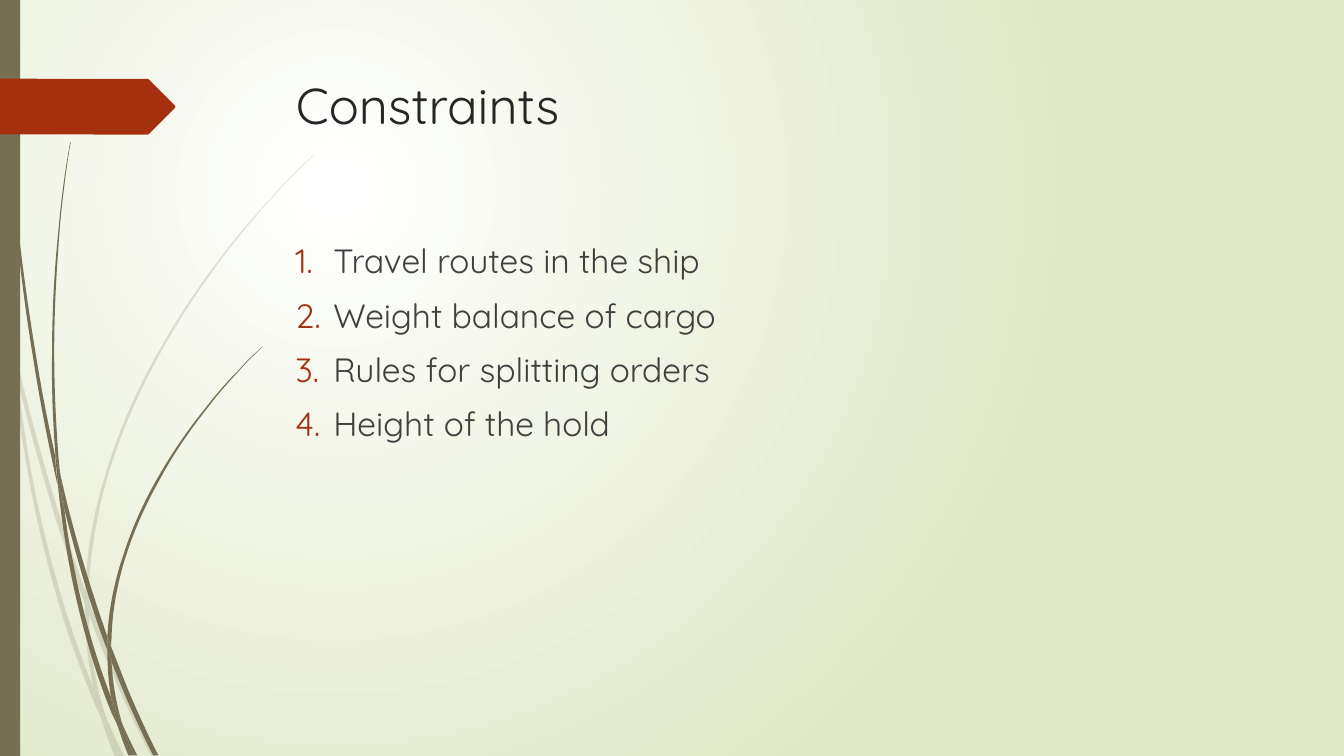
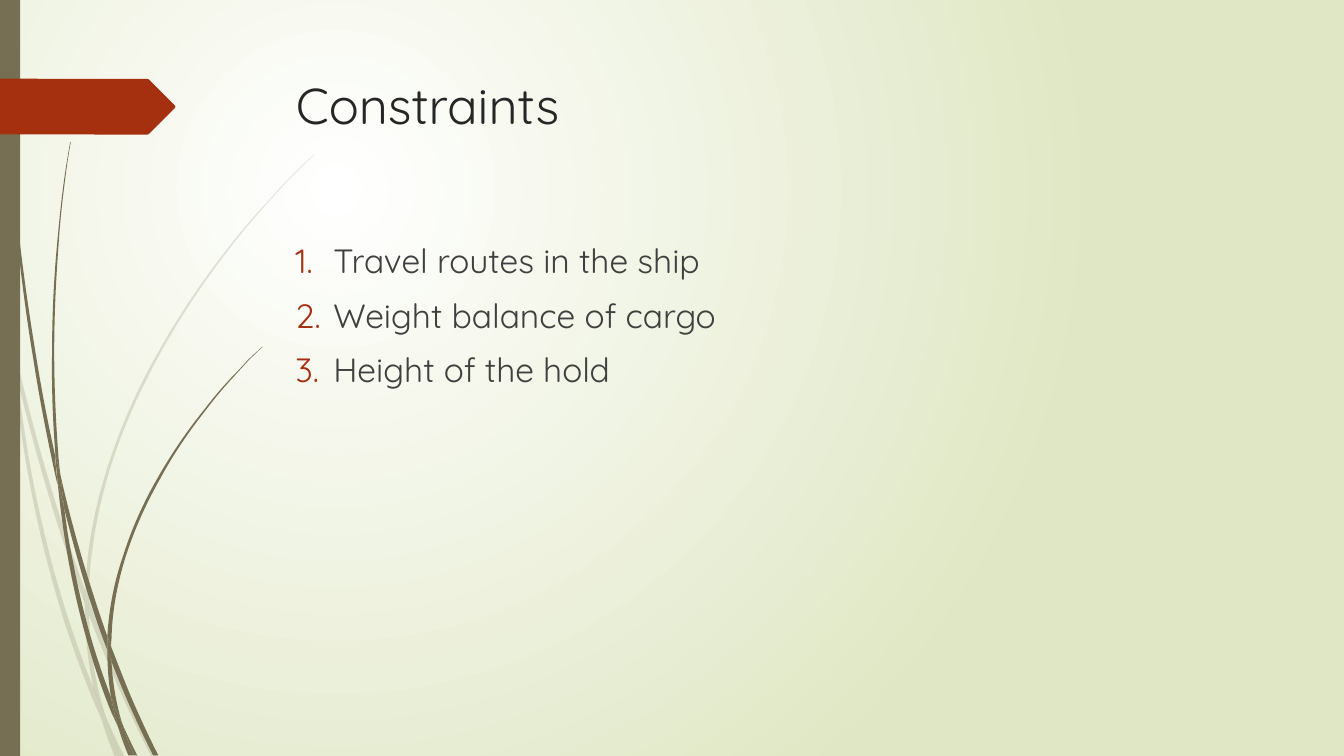
Before and after one commit to r-kurosu/kline_new, a slide deck: slide 19 of 竹田_合同研究会.pptx. Drawn at 1344x756 pixels with LibreOffice and Linux fonts; fonts in the diff are those of the drawing. Boxes give left, top, right and bottom in pixels: in the first picture for what was removed or moved away, otherwise in the second. Text is boxed around its words. In the diff, an @@ line names an element or a change of style, - is before the commit and + after.

```diff
--- a/竹田_合同研究会.pptx
+++ b/竹田_合同研究会.pptx
@@ text at bbox=[333, 357, 710, 389]: paragraph removed @@
-3. Rules for splitting orders
```
Also in this commit, not shown: 2 other slides changed, 3 slides added.
